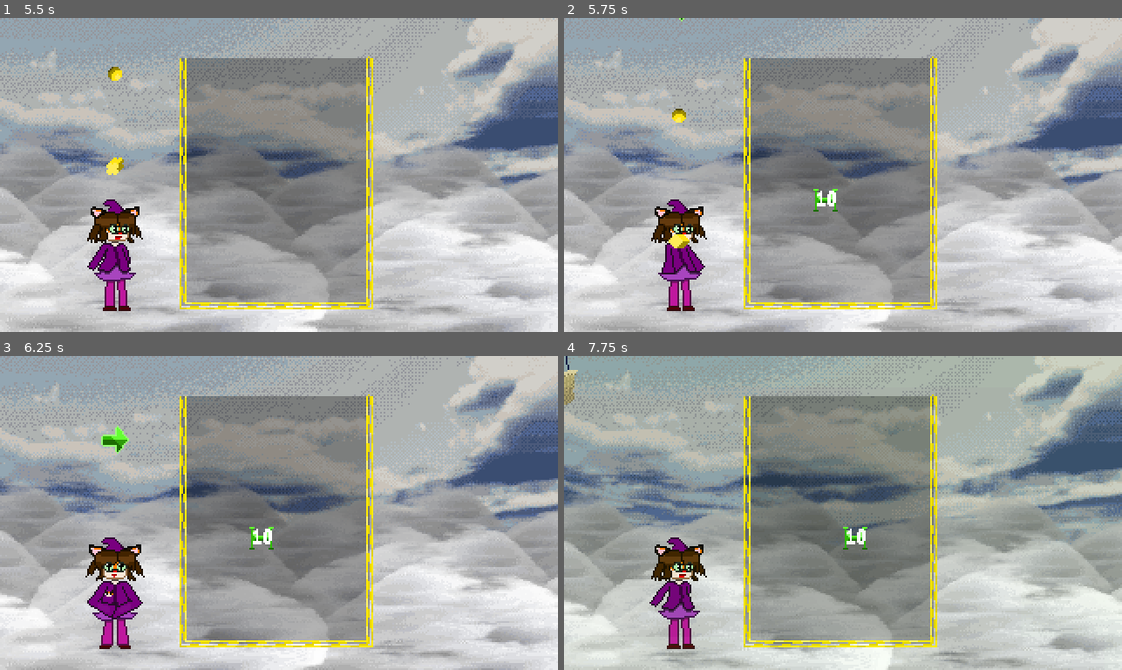
Above: before the commit, frames 1-4 (two rows, left to right).
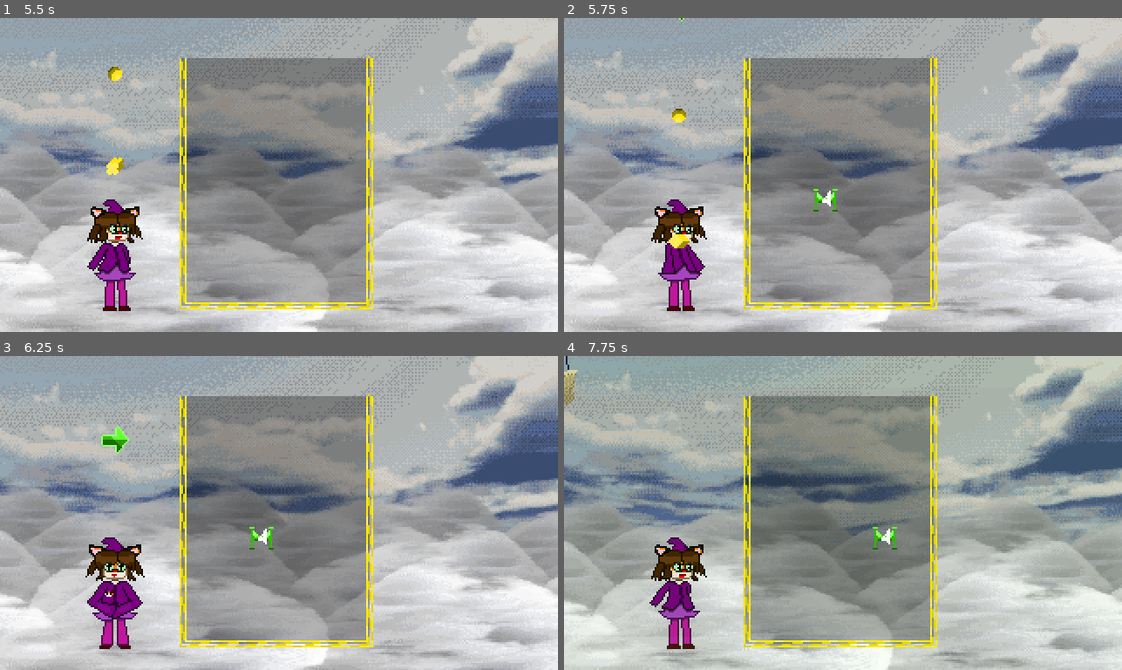
Above: after the commit, the same moments.

Repository: HuskyGameDev/2025f-team2
Game: Godot game, scene res://Scenes/TestScenes/MainMenu.tscn
The game is run twice, just before and just after one commit, with the same random seed, the same clock (stepped at 60 frames per second) and the same inputs.
Inputs:
- Up to frame 1 (5.5 s): click "Play Game" at 0.5 s; hold Right (right) 1.28-2.03 s; hold Z (release) 1.28-2.03 s; hold Down (down) 2.03-2.78 s; tap R (reroll) at 2.1, 3.6, 5.1 s; hold Right (right) 2.78-3.53 s; hold Z (release) 2.78-3.53 s; hold Up (up) 3.53-4.28 s; hold Z (release) 4.28-5.03 s; hold Left (left) from 4.28 s (still down)
- Up to frame 2 (5.75 s): keep holding Left (left)
- Up to frame 3 (6.25 s): release Left (left) at 5.78 s; hold Down (down) from 5.78 s (still down); hold Z (release) from 5.78 s (still down)
- Up to frame 4 (7.75 s): release Down (down) at 6.53 s; release Z (release) at 6.53 s; hold Right (right) 6.53-7.28 s; tap R (reroll) at 6.6 s; hold Up (up) from 7.28 s (still down); hold Z (release) from 7.28 s (still down)

Frame 1 is identical in both runs. In frame 2, less than 0.1% of the frame differs, in the area x 45-49%, y 55-60%; in frame 3, less than 0.1%; in frame 4, 0.3%, in the area x 50-60%, y 54-62%.

Commit message:
Added a LevelEnemyStats resource
The enemy stats can be updated per level much easier.

Diff:
--- /dev/null
+++ b/Resources/DefaultEnemyStats.tres
@@ -0,0 +1,12 @@
+[gd_resource type="Resource" script_class="LevelEnemyStats" load_steps=2 format=3 uid="uid://c066ou12nqlnb"]
+
+[ext_resource type="Script" uid="uid://dhggsd3rnk3oc" path="res://Scripts/Gameplay/LevelEnemyStats.gd" id="1_4vpgw"]
+
+[resource]
+script = ExtResource("1_4vpgw")
+staticHealth = Vector2i(5, 10)
+floaterHealth = Vector2i(3, 5)
+floaterActionSpeed = Vector2(2, 4)
+painterHealth = Vector2i(3, 5)
+painterActionSpeed = Vector2(3, 5)
+metadata/_custom_type_script = "uid://dhggsd3rnk3oc"
--- a/Scenes/TestScenes/TestScene.tscn
+++ b/Scenes/TestScenes/TestScene.tscn
@@ -6,6 +6,7 @@
 [ext_resource type="Script" uid="uid://ljmcy60pov5l" path="res://Scripts/Gameplay/BoxFiller.gd" id="3_1omkh"]
 [ext_resource type="Script" uid="uid://xgdtyc2a8otu" path="res://Scripts/UI_Scripts/PauseMenu.gd" id="3_635xr"]
 [ext_resource type="Texture2D" uid="uid://brxlhvqiljfpa" path="res://Artwork/GameObjects/border.png" id="3_e7vnt"]
+[ext_resource type="Resource" uid="uid://c066ou12nqlnb" path="res://Resources/DefaultEnemyStats.tres" id="3_j3c8t"]
 [ext_resource type="Script" uid="uid://noib4t5r4qax" path="res://Scripts/UI_Scripts/RerollButton.gd" id="4_36qpc"]
 [ext_resource type="Script" uid="uid://dfe4q4poqeng5" path="res://Scripts/Gameplay/LevelGrid.gd" id="4_fe8sf"]
 [ext_resource type="Texture2D" uid="uid://crdrtg5o00e53" path="res://Artwork/Player/Ribbon-Sheet.png" id="6_j3c8t"]
@@ -277,6 +278,7 @@
 boxFiller = NodePath("BoxFiller")
 boxGrid = NodePath("BaseGridPos")
 levelOrder = ExtResource("2_p83bp")
+enemyStats = ExtResource("3_j3c8t")
 
 [node name="Border" type="Line2D" parent="."]
 texture_repeat = 2
--- a/Scripts/Gameplay/EnemyHandler.gd
+++ b/Scripts/Gameplay/EnemyHandler.gd
@@ -5,6 +5,9 @@
 @export var max_health: int = 20
 @export var action_min_seconds: float = 3.0
 @export var action_max_seconds: float = 5.0
+
+#reference to enemyStats passed in by level manager
+var enemyStats: LevelEnemyStats
 
 var health: int = 0
 var action_timer: Timer
--- a/Scripts/Gameplay/FloaterEnemy.gd
+++ b/Scripts/Gameplay/FloaterEnemy.gd
@@ -2,6 +2,30 @@
 class_name FloaterEnemy
 
 func _ready() -> void:
+	#check for if there is an enemy stats resource
+	if(enemyStats != null):
+		#sets max to the higher and min to the lower
+		if(enemyStats.floaterHealth.y > enemyStats.floaterHealth.x):
+			min_health = enemyStats.floaterHealth.x
+			max_health = enemyStats.floaterHealth.y
+		else:
+			min_health = enemyStats.floaterHealth.y
+			max_health = enemyStats.floaterHealth.x
+
+		if(enemyStats.floaterActionSpeed.y > enemyStats.floaterActionSpeed.x):
+			action_min_seconds = enemyStats.floaterActionSpeed.x
+			action_max_seconds = enemyStats.floaterActionSpeed.y
+		else:
+			action_min_seconds = enemyStats.floaterActionSpeed.y
+			action_max_seconds = enemyStats.floaterActionSpeed.x
+	else:
+		print("No enemy stats resource")
+
+	#if either health range has been set to under 1, default to 1
+	if(min_health < 1):
+		min_health = 1
+	if(max_health < 1):
+		max_health = 1
 	super._ready()
 	# Ensure enemy sprite shows up properly
 	if palletes.size() > 0:
--- /dev/null
+++ b/Scripts/Gameplay/LevelEnemyStats.gd
@@ -0,0 +1,21 @@
+class_name LevelEnemyStats
+extends Resource
+
+#painter stats
+@export_group("Static")
+#the minimum and maximum health of the painter
+@export var staticHealth: Vector2i = Vector2i(5,10)
+
+#painter stats
+@export_group("Floater")
+#the minimum and maximum health of the painter
+@export var floaterHealth: Vector2i = Vector2i(3,5)
+#the minimum and maximum action speed of the painter
+@export var floaterActionSpeed: Vector2 = Vector2(2,4)
+
+#painter stats
+@export_group("Painter")
+#the minimum and maximum health of the painter
+@export var painterHealth: Vector2i = Vector2i(3,5)
+#the minimum and maximum action speed of the painter
+@export var painterActionSpeed: Vector2 = Vector2(3,5)
--- a/Scripts/Gameplay/LevelManager.gd
+++ b/Scripts/Gameplay/LevelManager.gd
@@ -17,6 +17,7 @@
 @export var boxFiller: BoxFiller
 @export var boxGrid: LevelGrid
 @export var levelOrder: PlacementOrder
+@export var enemyStats: LevelEnemyStats
 
 #disable spawning for tutorial
 @export var spawnBlocks = true
@@ -111,6 +112,9 @@
 	if enemy == null:
 		push_error("Failed to instantiate enemy scene.")
 		return
+
+	#send in the enemy stats variable
+	enemy.enemyStats = enemyStats
 
 	# Ensure palletes from boxGrid
 	if boxGrid != null and boxGrid.block_node != null:
--- a/Scripts/Gameplay/PainterEnemy.gd
+++ b/Scripts/Gameplay/PainterEnemy.gd
@@ -1,5 +1,33 @@
 extends EnemyHandler
 class_name PainterEnemy
+
+func _ready() -> void:
+	#check for if there is an enemy stats resource
+	if(enemyStats != null):
+		#sets max to the higher and min to the lower
+		if(enemyStats.painterHealth.y > enemyStats.painterHealth.x):
+			min_health = enemyStats.painterHealth.x
+			max_health = enemyStats.painterHealth.y
+		else:
+			min_health = enemyStats.painterHealth.y
+			max_health = enemyStats.painterHealth.x
+
+		if(enemyStats.painterActionSpeed.y > enemyStats.painterActionSpeed.x):
+			action_min_seconds = enemyStats.painterActionSpeed.x
+			action_max_seconds = enemyStats.painterActionSpeed.y
+		else:
+			action_min_seconds = enemyStats.painterActionSpeed.y
+			action_max_seconds = enemyStats.painterActionSpeed.x
+	else:
+		print("No enemy stats resource")
+
+	#if either health range has been set to under 1, default to 1
+	if(min_health < 1):
+		min_health = 1
+	if(max_health < 1):
+		max_health = 1
+	super._ready()
+
 
 func on_enemy_turn() -> void:
 	if levelGrid == null:
--- a/Scripts/Gameplay/StaticEnemy.gd
+++ b/Scripts/Gameplay/StaticEnemy.gd
@@ -1,5 +1,25 @@
 extends EnemyHandler
 class_name StaticEnemy
+
+func _ready() -> void:
+		#check for if there is an enemy stats resource
+	if(enemyStats != null):
+		#sets max to the higher and min to the lower
+		if(enemyStats.staticHealth.y > enemyStats.staticHealth.x):
+			min_health = enemyStats.staticHealth.x
+			max_health = enemyStats.staticHealth.y
+		else:
+			min_health = enemyStats.staticHealth.y
+			max_health = enemyStats.staticHealth.x
+	else:
+		print("No enemy stats resource")
+
+	#if either health range has been set to under 1, default to 1
+	if(min_health < 1):
+		min_health = 1
+	if(max_health < 1):
+		max_health = 1
+	super._ready()
 
 func on_enemy_turn() -> void:
 	# static enemy does nothing, it just occupies the grid cell
Not shown: 1 places in Scenes/TestScenes/LevelSelect.tscn that only renumber resources
Not shown: 1 places in Scenes/TestScenes/TestScene.tscn that only renumber resources
Not shown: 1 places in Scenes/UI_Objects/main_menu.tscn that only renumber resources
Not shown, added: Scripts/Gameplay/LevelEnemyStats.gd.uid
